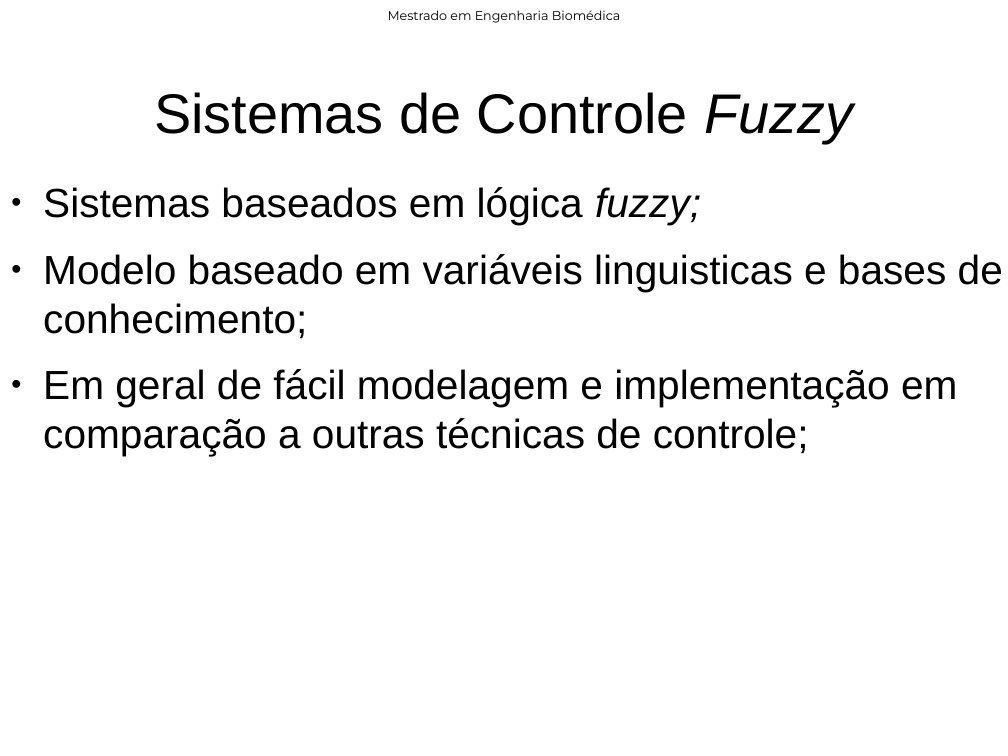
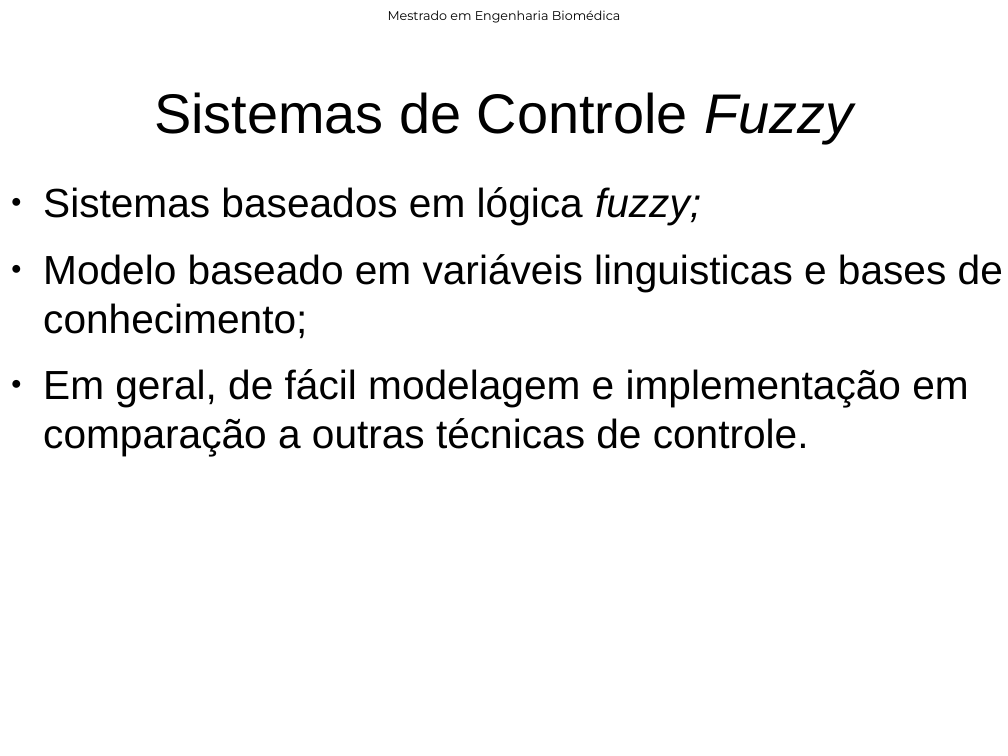
Before and after one commit to rob-nn/dissertation, a slide deck: slide 38 of qualify/qualify.odp (slide 35 before the commit). Drawn at 1008x756 pixels with LibreOffice and Linux fonts; fonts in the diff are those of the drawing; background and template pictures are left out. Boxes give left, top, right and bottom in pixels: in the first picture for what was removed or moved away, otherwise in the second. Text is boxed around its words. In the diff, an @@ line names an element or a change of style, - is before the commit and + after.

```diff
--- a/qualify/qualify.odp
+++ b/qualify/qualify.odp
@@ text at (43, 369, 968, 456): text changed @@
-● Em geral de fácil modelagem e implementação em comparação a outras técnicas de controle;
+● Em geral, de fácil modelagem e implementação em comparação a outras técnicas de controle.
```
Also in this commit, not shown: 18 other slides changed, 6 slides added, 18 other files.
